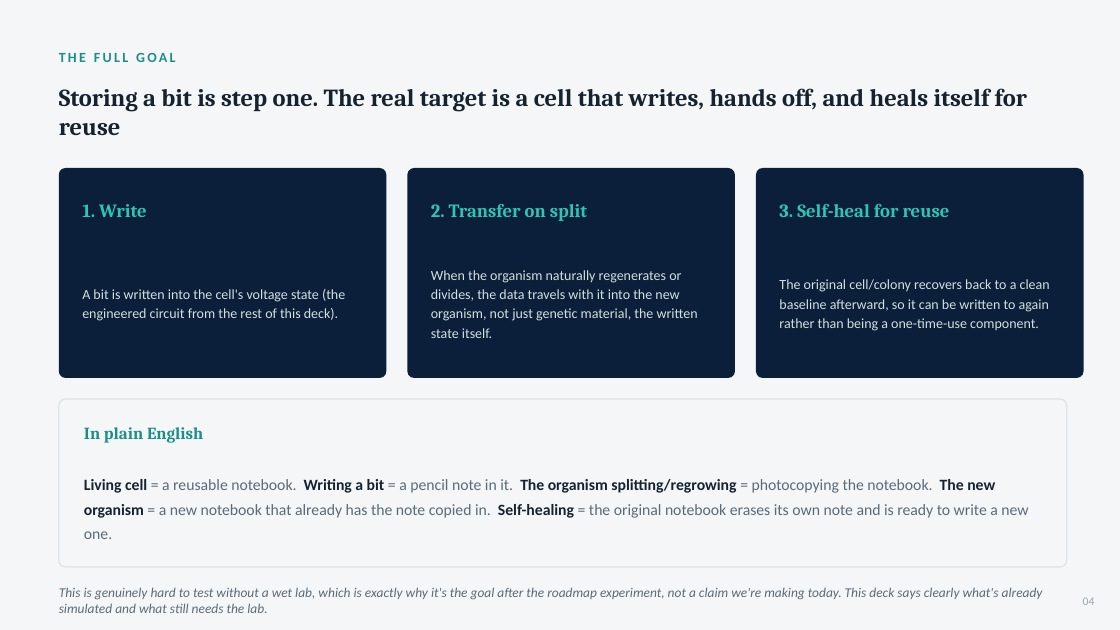
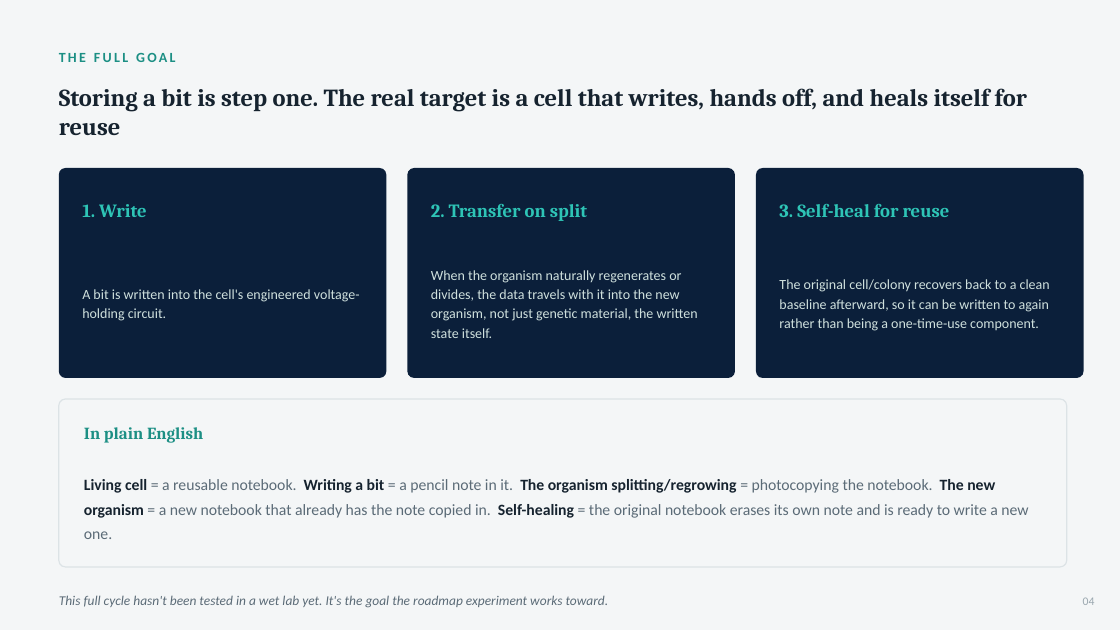
Before and after one commit to rewired89/Acheron, a slide deck: slide 4 of docs/pitch/Acheron_Pitch_Deck.pptx. Drawn at 1120x630 pixels with LibreOffice and Linux fonts; fonts in the diff are those of the drawing. Boxes give left, top, right and bottom in pixels: in the first picture for what was removed or moved away, otherwise in the second. Text is boxed around its words. In the diff, an @@ line names an element or a change of style, - is before the commit and + after.

```diff
--- a/docs/pitch/Acheron_Pitch_Deck.pptx
+++ b/docs/pitch/Acheron_Pitch_Deck.pptx
@@ text at <box>82,289,360,321</box>: text changed @@
-A bit is written into the cell's voltage state (the engineered circuit from the rest of this deck).
+A bit is written into the cell's engineered voltage-holding circuit.
@@ text at <box>59,595,609,607</box>: text changed @@
-This is genuinely hard to test without a wet lab, which is exactly why it's the goal after the roadmap experiment, not a claim we're making today. This deck says clearly what's already simulated and what still needs the lab.
+This full cycle hasn't been tested in a wet lab yet. It's the goal the roadmap experiment works toward.
```
Also in this commit, not shown: 5 other slides changed.
